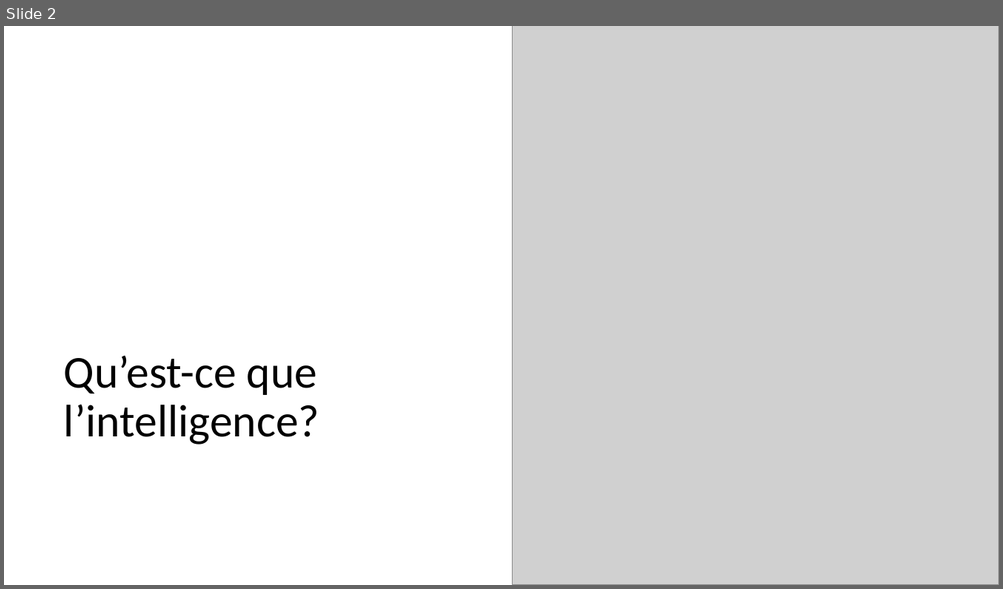
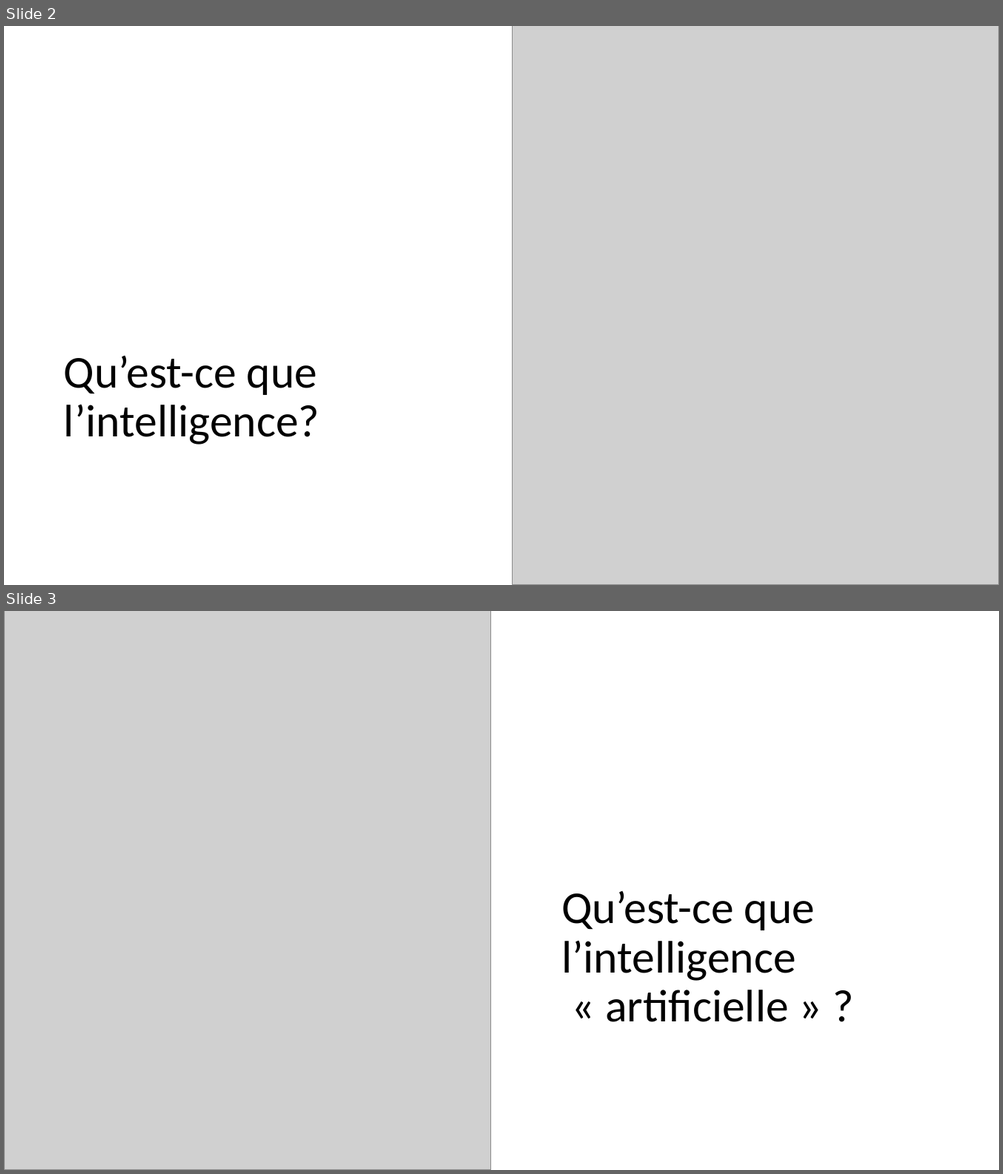
Before and after one commit to pauldubois98/AI-MythsReality, a slide deck: slides.pptx. Shown one above the other, each under a label of ours: slide 2 before the commit, slides 2 and 3 after it. The pictures are 1003x589 and 1003x1174 pixels, drawn with LibreOffice and Linux fonts; fonts in the diff are those of the drawing; grey boxes stand for pictures. Boxes give left, top, right and bottom in pixels: in the first picture for what was removed or moved away, otherwise in the second. Text is boxed around its words. In the diff, an @@ line names an element or a change of style, - is before the commit and + after.

Commit message:
added what is AI slide

```diff
--- a/slides.pptx
+++ b/slides.pptx
@@ slide 3 added at (x1=4, y1=611, x2=999, y2=1170), background #FFFFFF @@
@@ picture added at (x1=4, y1=611, x2=490, y2=1170) @@
@@ title added at (x1=561, y1=891, x2=814, y2=1022), 44 pt, text #000000 @@
+Qu’est-ce que l’intelligence
+« artificielle » ?
```
